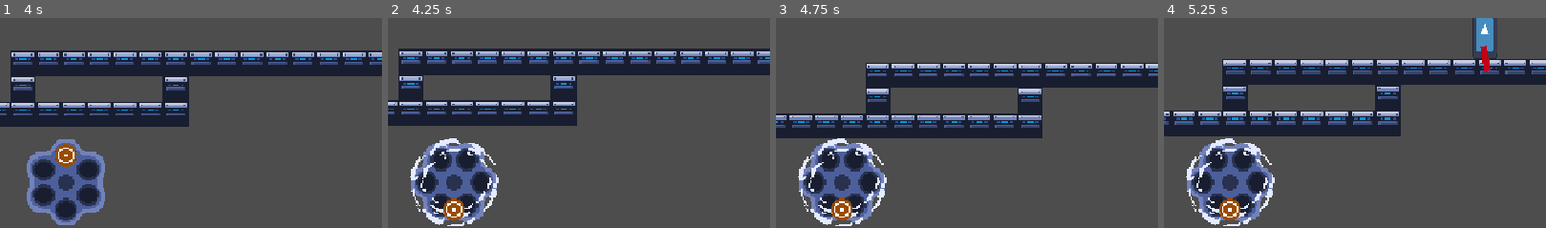
Above: before the commit, frames 1-4 (left to right).
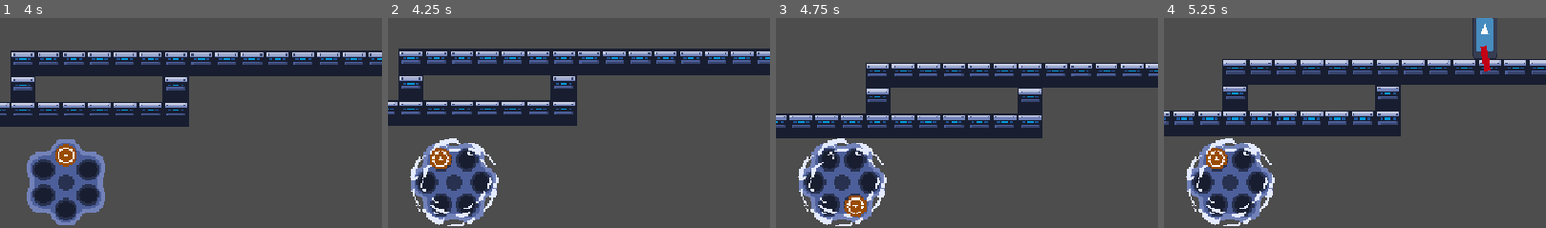
Above: after the commit, the same moments.

Repository: ygda-org/revolver
Game: Godot game, scene res://main/main.tscn
Two runs of this game, one before a commit and one after it. Both use one fixed random seed, a clock stepped at 60 frames per second and the inputs below. The engine's default icon, where the game draws it, is replaced by a stand-in: a white triangle on a blue panel in a dark square.
Inputs (mouse positions are % of the whole screen's width and height, from its top left):
- Up to frame 1 (4 s): tap Enter (ui_accept) at 0.5 s; move the mouse to (72, 46) at 0.52 s; hold D (right) 0.53-2.03 s; click (72, 46) at 0.6 s; tap Space (jump) at 0.77, 1.52, 3.02, 3.77 s; move the mouse to (30, 56) at 1.27 s; click (30, 56) at 1.35 s; move the mouse to (60, 29) at 2.02 s; hold A (left) 2.03-2.78 s; click (60, 29) at 2.1 s; move the mouse to (45, 72) at 2.77 s; hold D (right) from 2.78 s (still down); click (45, 72) at 2.85 s; move the mouse to (80, 66) at 3.52 s; click (80, 66) at 3.6 s
- Up to frame 2 (4.25 s): keep holding D (right); tap R (reload) at 4.15 s
- Up to frame 3 (4.75 s): move the mouse to (20, 36) at 4.27 s; release D (right) at 4.28 s; hold A (left) from 4.28 s (still down); click (20, 36) at 4.35 s; tap Space (jump) at 4.52 s
- Up to frame 4 (5.25 s): move the mouse to (55, 51) at 5.02 s; release A (left) at 5.03 s; hold D (right) from 5.03 s (still down); click (55, 51) at 5.1 s
The pictures show only the part of the screen within x 0-50%, y 49-99%; the shares and areas given below are measured in that part.

Frame 1 is identical in both runs. In frame 2, 0.9% of the frame differs, in the area x 11-20%, y 61-97%; in frame 3, 0.8%; in frame 4, 0.9%.

Commit message:
revolver anim fix

Diff:
--- a/ui/bullet_ui.gd
+++ b/ui/bullet_ui.gd
@@ -5,16 +5,13 @@
 @onready var pivot : Node2D = $SubViewportContainer/SubViewport/Pivot
 
 var hold_spin : bool = false
+var accumulator : float = 0
 
 # Called when the node enters the scene tree for the first time.
 func _ready() -> void:
 	GameState.start_reload.connect(_on_start_reload)
 	GameState.stop_reload.connect(_on_stop_reload)
 	render_bullets()
-
-func _process(delta: float) -> void:
-	if hold_spin:
-		pivot.rotation_degrees -= 360 * 6 * delta
 
 func spin():
 	render_bullets()
@@ -34,10 +31,12 @@
 		sprite.visible = true
 		sprite.material.set_shader_parameter("outline_color", b_res.outline_color)
 
+func tick_step():
+	pivot.rotation_degrees -= 15
+
 func _on_start_reload():
-	hold_spin = true
+	pass
 
 func _on_stop_reload():
-	hold_spin = false
 	pivot.rotation = 0
 	render_bullets()
--- a/ui/hud.gd
+++ b/ui/hud.gd
@@ -21,7 +21,9 @@
 
 func _on_start_reload():
 	$RevolverAnim.play("reload")
+	$RevolverAnim.frame_changed.connect($BulletUi.tick_step)
 
 func _on_stop_reload():
 	$RevolverAnim.stop()
+	$RevolverAnim.frame_changed.disconnect($BulletUi.tick_step)
 	$RevolverAnim.play("default")
--- a/ui/hud.tscn
+++ b/ui/hud.tscn
@@ -142,7 +142,6 @@
 rotation = -1.5707964
 scale = Vector2(2, 2)
 sprite_frames = SubResource("SpriteFrames_55d6i")
-animation = &"reload"
 autoplay = "default"
 
 [node name="BulletUi" parent="." unique_id=1005910988 instance=ExtResource("4_en2x2")]
